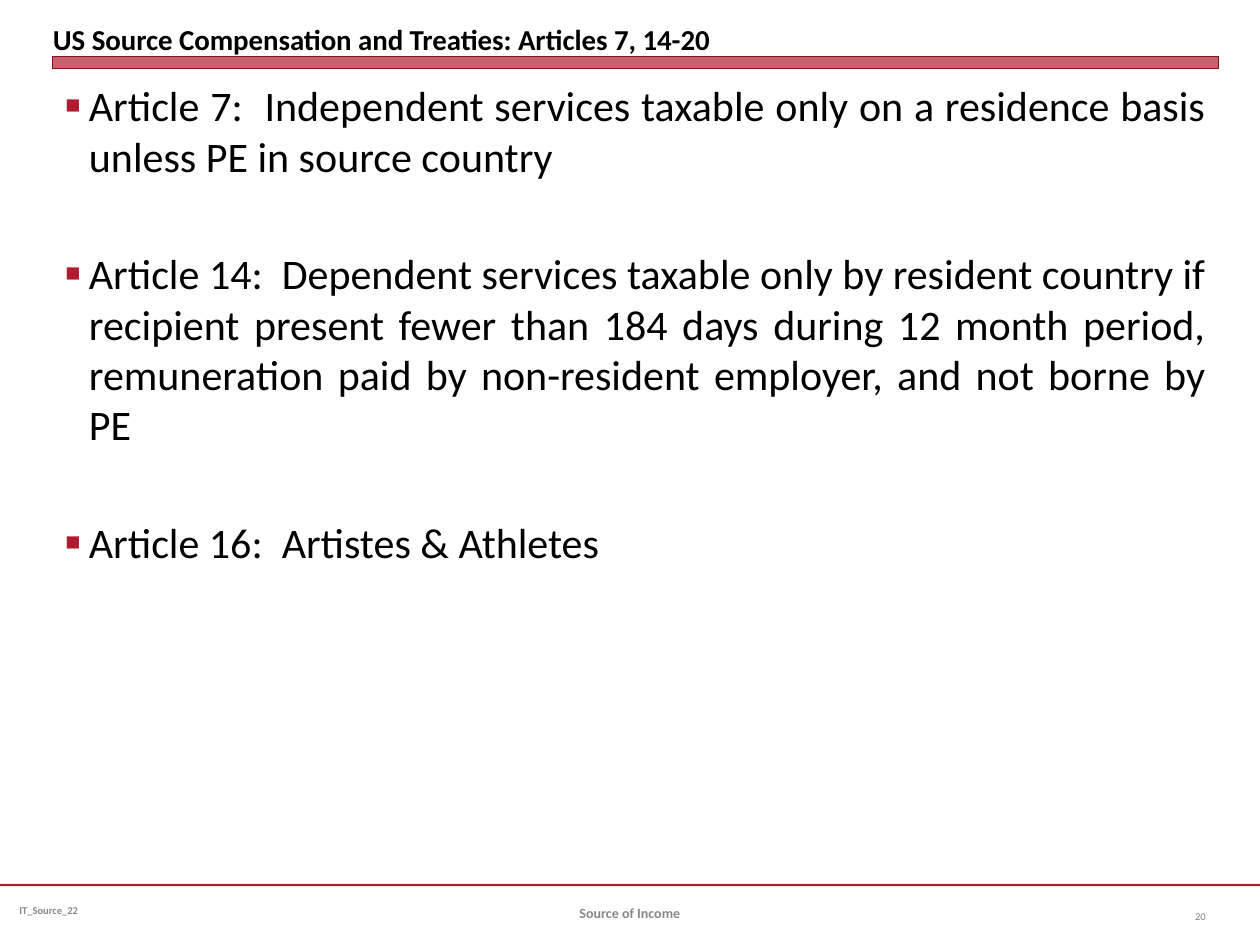
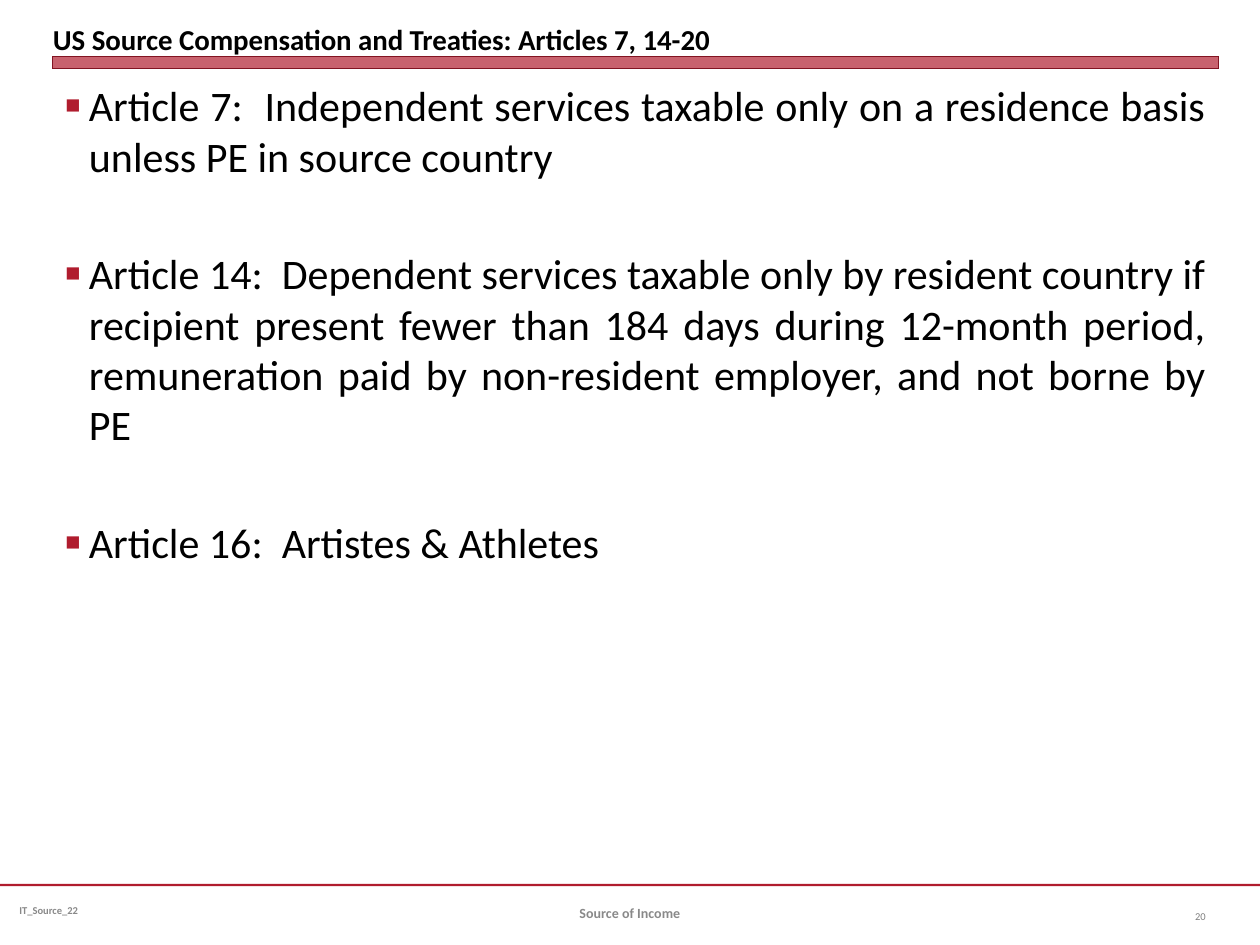
Before and after one commit to jmc877/International-Tax, a slide deck: slide 20 of slides/IT_Source_IntDiv_22.pptx. Drawn at 1260x945 pixels with LibreOffice and Linux fonts; fonts in the diff are those of the drawing. Boxes give left, top, right and bottom in pixels: in the first picture for what was removed or moved away, otherwise in the second. Text is boxed around its words. In the diff, an @@ line names an element or a change of style, - is before the commit and + after.

```diff
--- a/slides/IT_Source_IntDiv_22.pptx
+++ b/slides/IT_Source_IntDiv_22.pptx
@@ text at (89,259,1205,440): text changed @@
-■ Article 14: Dependent services taxable only by resident country if recipient present fewer than 184 days during 12 month period, remuneration paid by non-resident employer, and not borne by PE
+■ Article 14: Dependent services taxable only by resident country if recipient present fewer than 184 days during 12-month period, remuneration paid by non-resident employer, and not borne by PE
```
Also in this commit, not shown: 1 other slide changed, 3 other files.
